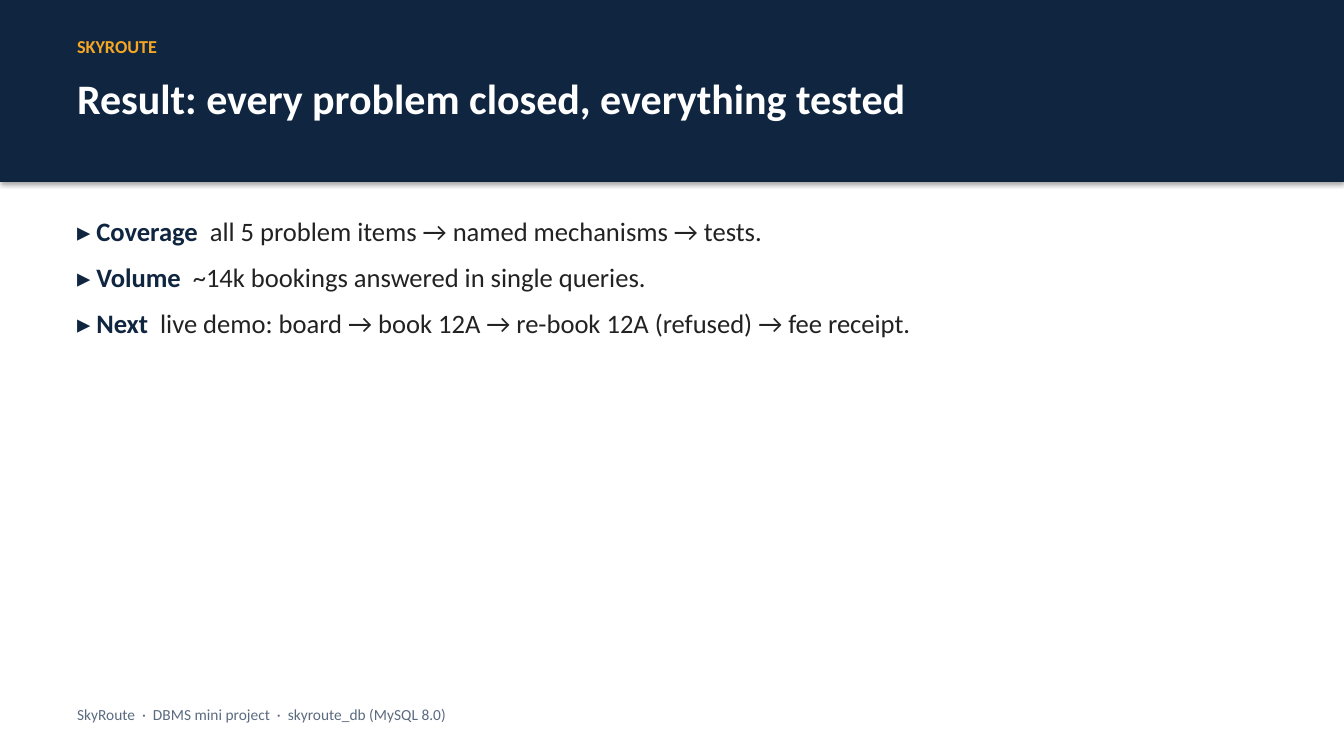
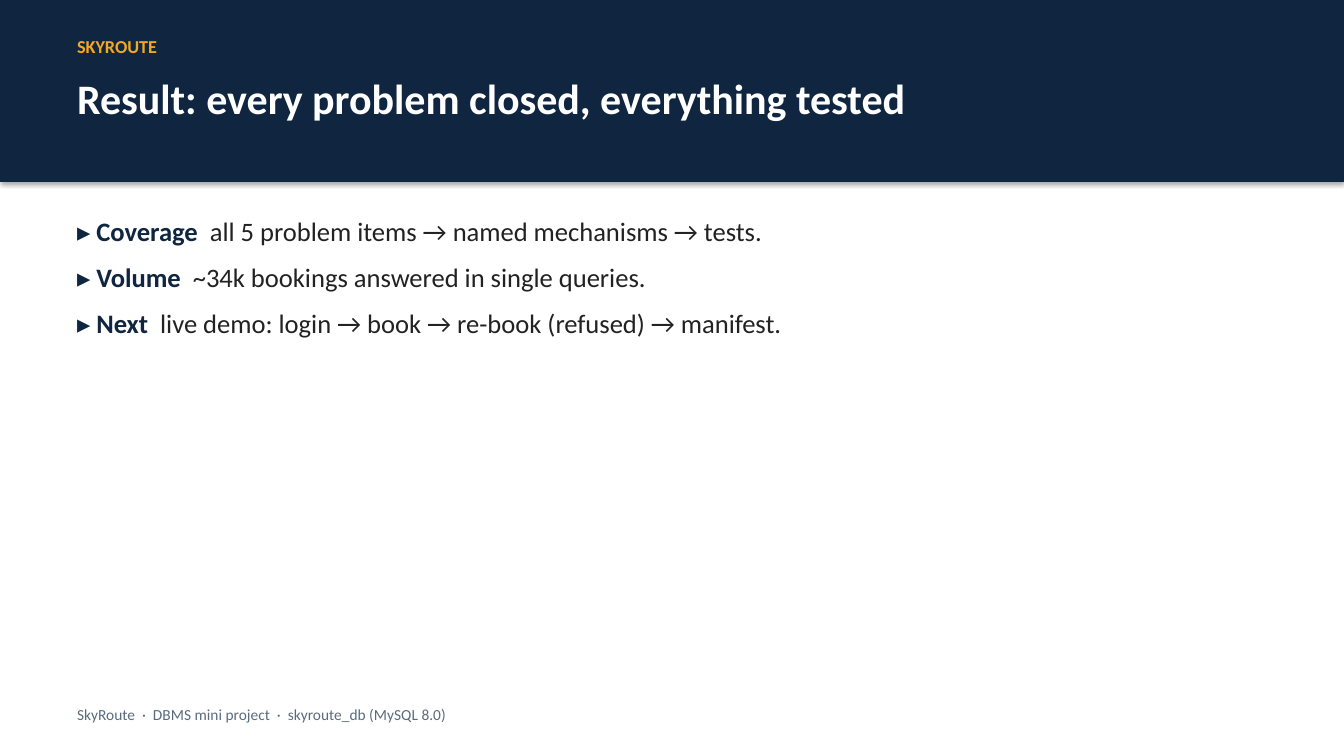
Before and after one commit to Bhaskar-1818/skyroute-dbms-python, a slide deck: slide 11 of dbms/docs/SkyRoute_Slides.pptx. Drawn at 1344x756 pixels with LibreOffice and Linux fonts; fonts in the diff are those of the drawing. Boxes give left, top, right and bottom in pixels: in the first picture for what was removed or moved away, otherwise in the second. Text is boxed around its words. In the diff, an @@ line names an element or a change of style, - is before the commit and + after.

```diff
--- a/dbms/docs/SkyRoute_Slides.pptx
+++ b/dbms/docs/SkyRoute_Slides.pptx
@@ text at (x1=96, y1=268, x2=781, y2=338): text changed @@
-▸ Volume ~14k bookings answered in single queries.
-▸ Next live demo: board → book 12A → re-book 12A (refused) → fee receipt.
+▸ Volume ~34k bookings answered in single queries.
+▸ Next live demo: login → book → re-book (refused) → manifest.
```
Also in this commit, not shown: 4 other slides changed, 34 other files.
